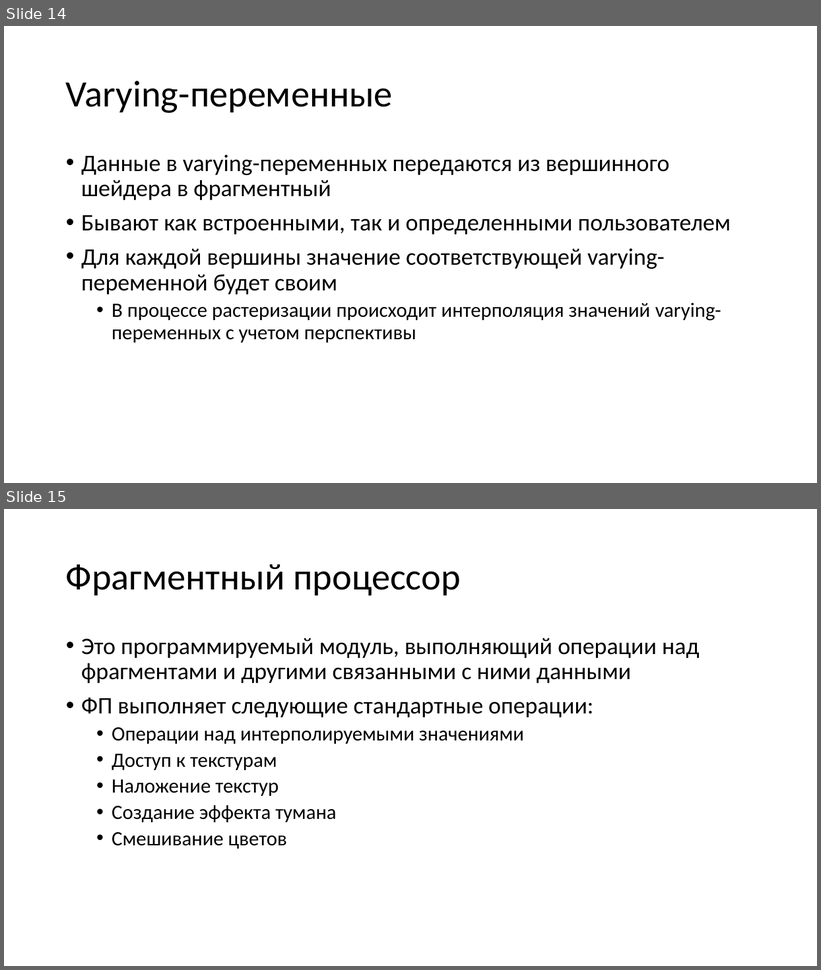
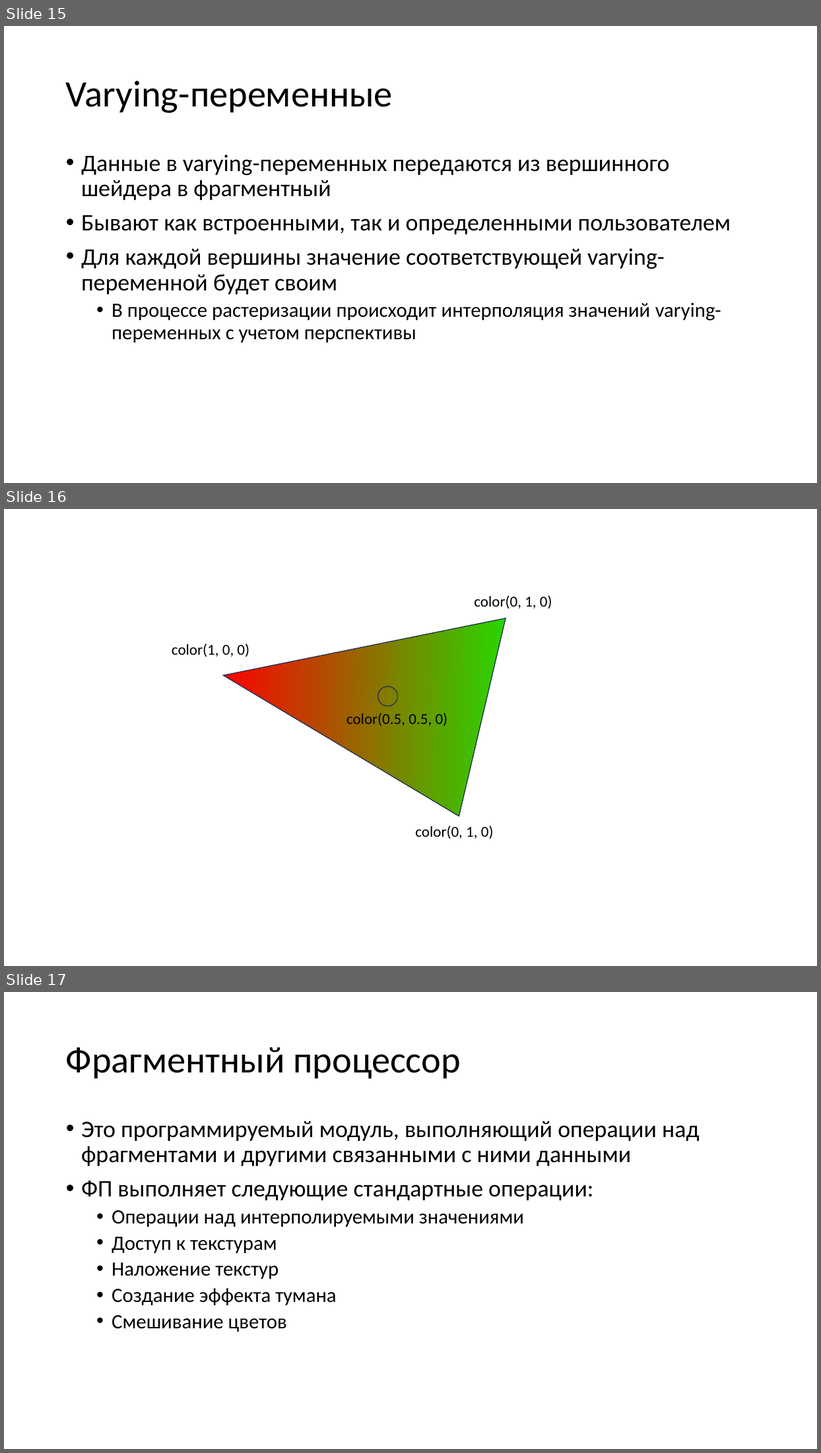
Before and after one commit to alexey-malov/cg-course, a slide deck: lectures/06 - Программирование с использованием шейдеров.pptx. Shown one above the other, each under a label of ours: slides 14 and 15 before the commit, slides 15, 16 and 17 after it. The pictures are 821x970 and 821x1453 pixels, drawn with LibreOffice and Linux fonts; fonts in the diff are those of the drawing. Boxes give left, top, right and bottom in pixels: in the first picture for what was removed or moved away, otherwise in the second. Text is boxed around its words. In the diff, an @@ line names an element or a change of style, - is before the commit and + after.

```diff
--- a/lectures/06 - Программирование с использованием шейдеров.pptx
+++ b/lectures/06 - Программирование с использованием шейдеров.pptx
@@ slide 16 added at (4, 509, 817, 966), background #FFFFFF @@
@@ triangle added at (223, 509, 558, 817), fill gradient #FF0000 to #00FF00, outline #1E3256 1 pt @@
@@ text added at (474, 595, 552, 609), 18 pt, text #000000 @@
+color(0, 1, 0)
@@ text added at (172, 644, 250, 657), 18 pt, text #000000 @@
+color(1, 0, 0)
@@ ellipse added at (378, 687, 397, 706), outline #1E3256 1 pt @@
@@ text added at (347, 713, 448, 726), 18 pt, text #000000 @@
+color(0.5, 0.5, 0)
@@ text added at (415, 826, 494, 839), 18 pt, text #000000 @@
+color(0, 1, 0)
@@ what was slide 14 is now slide 15 @@
@@ what was slide 15 is now slide 17 @@
```
Also in this commit, not shown: 2 slides changed, 2 other slides added, 1 other file.
